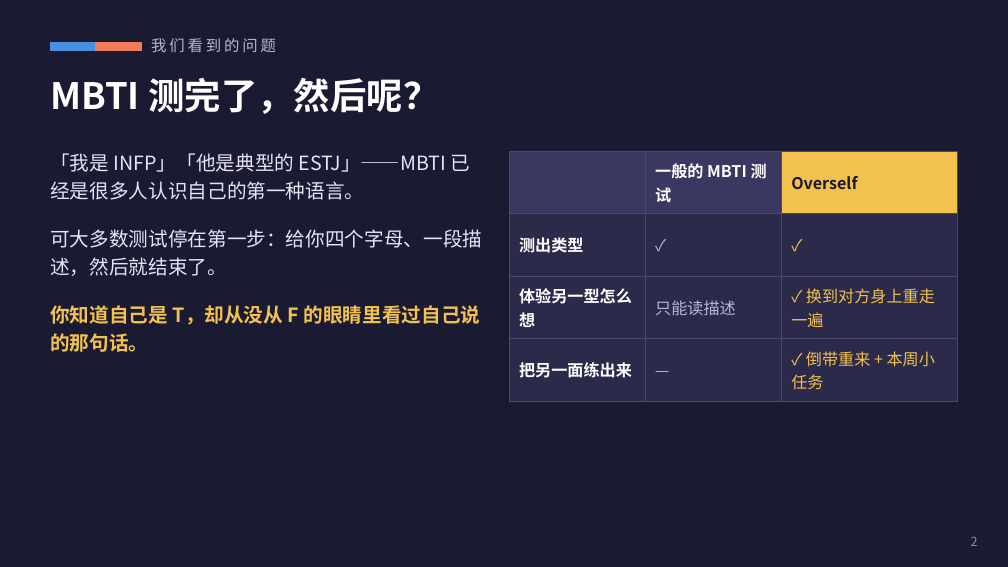
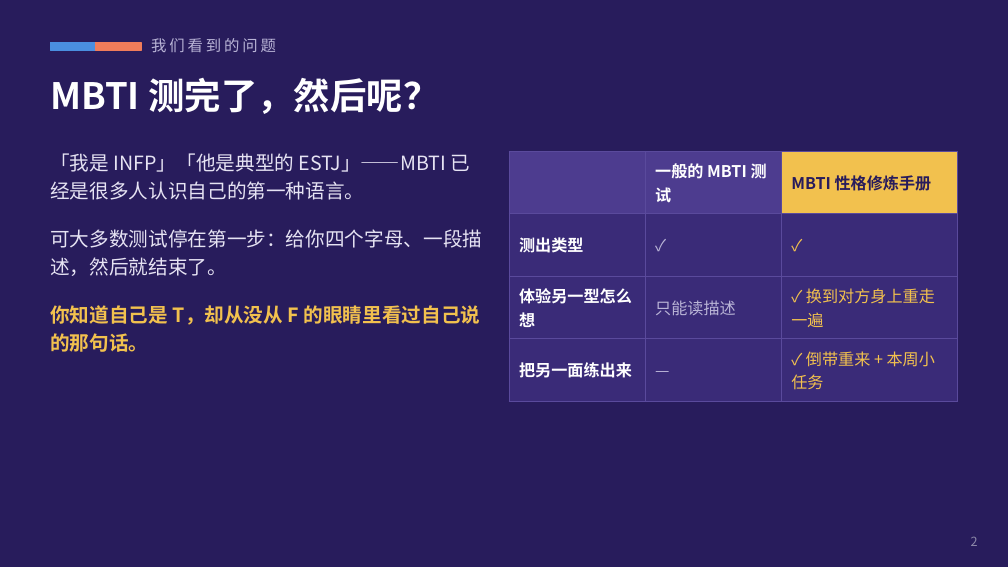
Before and after one commit to YuYuYuZero/overself-ai-edu-game, a slide deck: slide 2 of pitch/Overself-路演.pptx. Drawn at 1008x567 pixels with LibreOffice and Linux fonts; fonts in the diff are those of the drawing. Boxes give left, top, right and bottom in pixels: in the first picture for what was removed or moved away, otherwise in the second. Text is boxed around its words. In the diff, an @@ line names an element or a change of style, - is before the commit and + after.

```diff
--- a/pitch/Overself-路演.pptx
+++ b/pitch/Overself-路演.pptx
@@ background #1B1A33 to #281C5C @@
@@ table at (x1=509, y1=151, x2=958, y2=394) @@
-row 1, column 3: Overself
+row 1, column 3: MBTI 性格修炼手册
@@ fill #3A3760 to #4D3C8F in 2 cells @@
@@ fill #2C2A4A to #3A2B78 in 9 cells @@
@@ borders changed @@
```
Also in this commit, not shown: 5 other slides changed, 13 other files.
